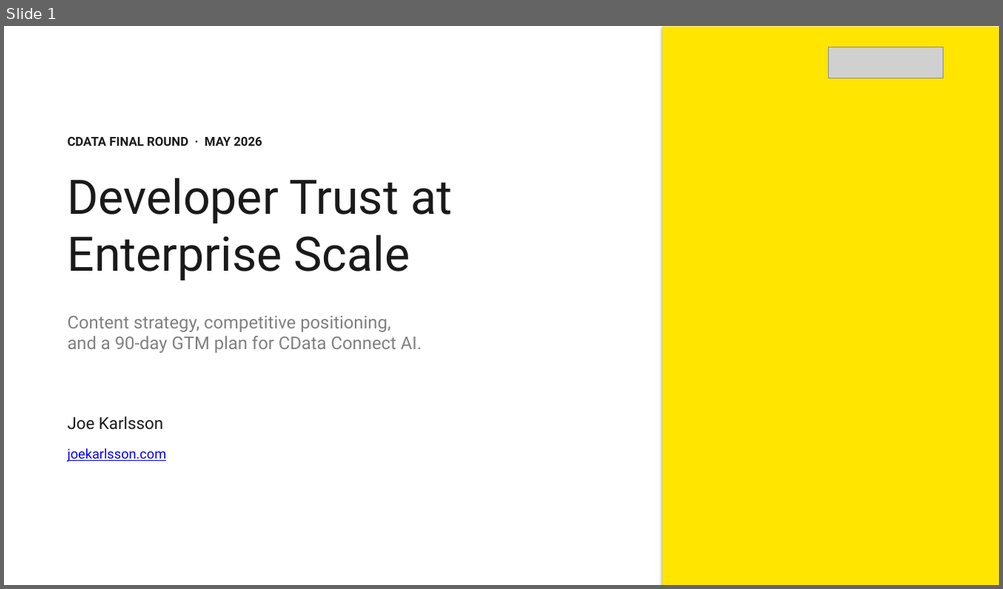
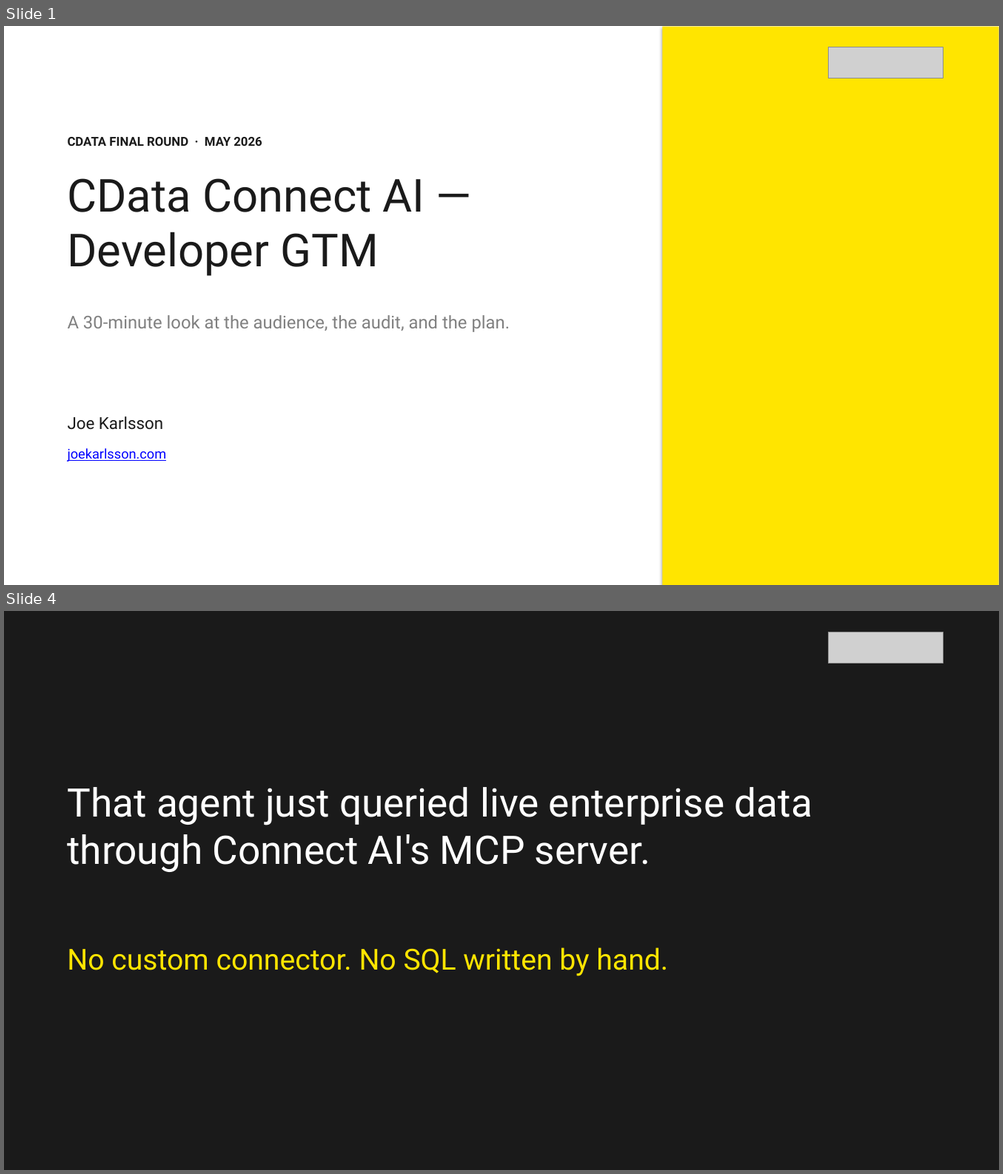
Before and after one commit to JoeKarlsson/connect-ai-agent-demo, a slide deck: presentation/cdata-interview.pptx. Shown one above the other, each under a label of ours: slide 1 before the commit, slides 1 and 4 after it; the slides between them are not shown. The pictures are 1003x589 and 1003x1174 pixels, drawn with LibreOffice and Linux fonts; fonts in the diff are those of the drawing; grey boxes stand for pictures. Boxes give left, top, right and bottom in pixels: in the first picture for what was removed or moved away, otherwise in the second. Text is boxed around its words. In the diff, an @@ line names an element or a change of style, - is before the commit and + after.

```diff
--- a/presentation/cdata-interview.pptx
+++ b/presentation/cdata-interview.pptx
@@ slide 4 added at (4, 611, 999, 1170), background #1A1A1A @@
@@ picture added at (828, 632, 943, 664) @@
@@ text added at (67, 787, 812, 872), 38 pt, text #FFFFFF @@
+That agent just queried live enterprise data through Connect AI's MCP server.
@@ text added at (67, 948, 668, 977), 28 pt, text #FFE500 @@
+No custom connector. No SQL written by hand.
@@ slide 1 changed as well @@
@@ text at (68, 178, 425, 276): text changed; size 46 to 44 pt @@
-Developer Trust at Enterprise Scale
+CData Connect AI — Developer GTM
@@ text at (68, 315, 510, 332): text changed @@
-Content strategy, competitive positioning,
-and a 90-day GTM plan for CData Connect AI.
+A 30-minute look at the audience, the audit, and the plan.
```
Also in this commit, not shown: 1 other slide changed, 42 other slides added, 18 slides removed, 8 other files.
